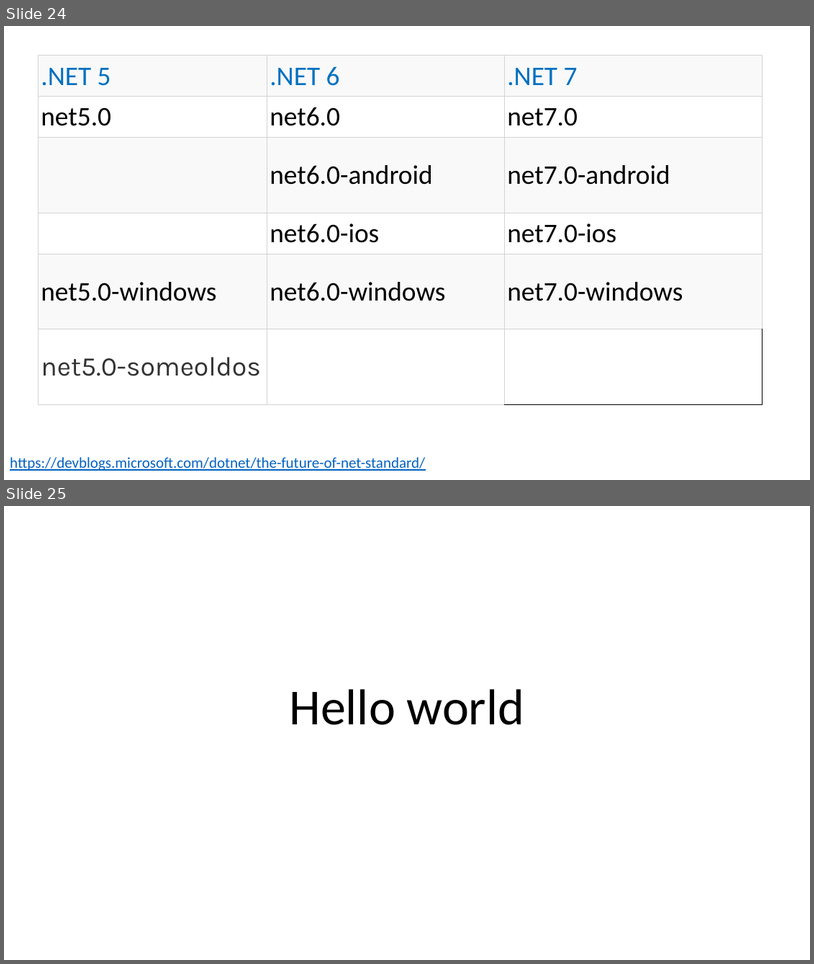
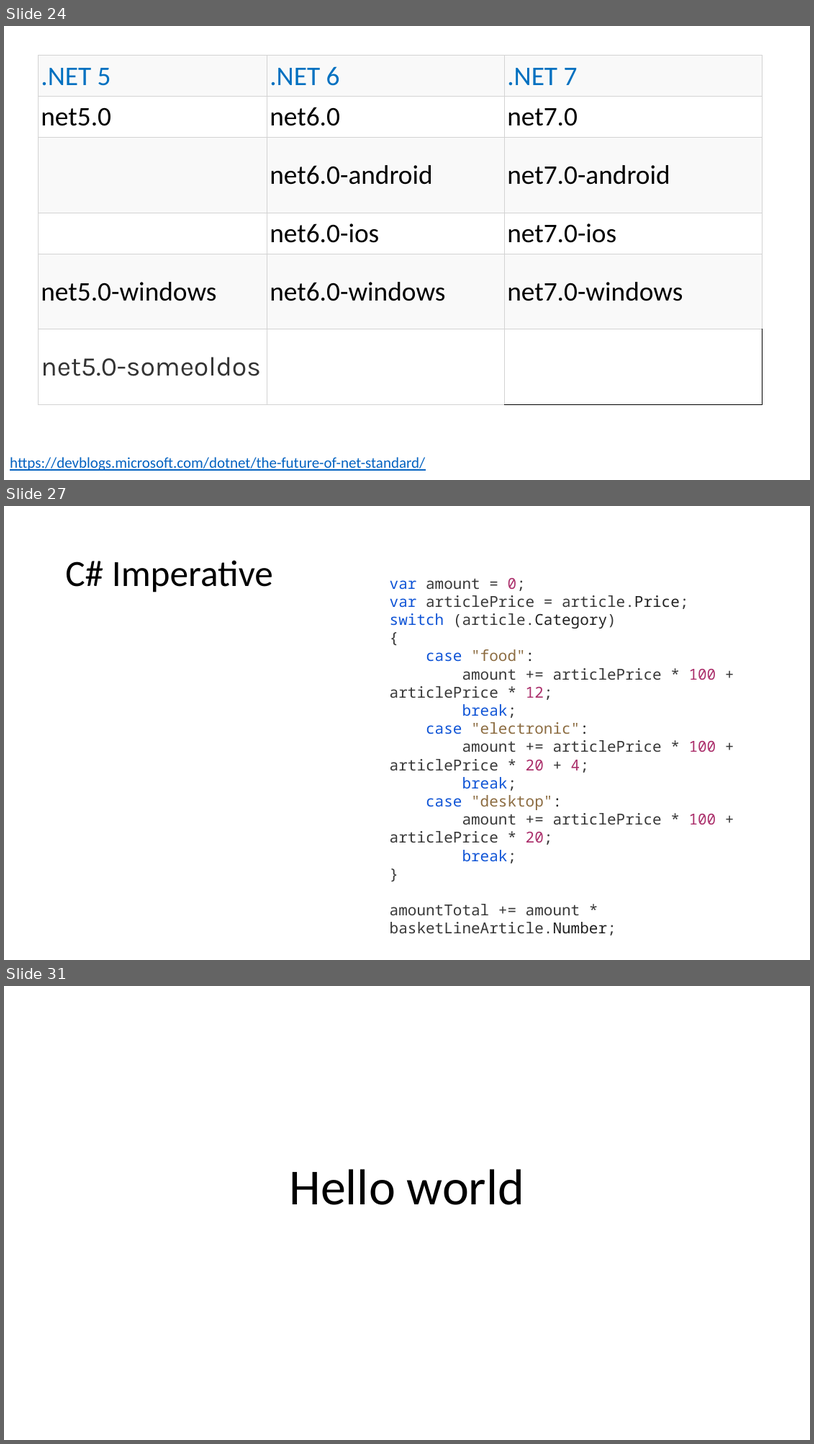
Before and after one commit to guillaume-chervet/course.dotnet, a slide deck: documentations/dotnet.pptx. Shown one above the other, each under a label of ours: slides 24 and 25 before the commit, slides 24, 27 and 31 after it; the slides between them are not shown. The pictures are 814x964 and 814x1444 pixels, drawn with LibreOffice and Linux fonts; fonts in the diff are those of the drawing. Boxes give left, top, right and bottom in pixels: in the first picture for what was removed or moved away, otherwise in the second. Text is boxed around its words. In the diff, an @@ line names an element or a change of style, - is before the commit and + after.

```diff
--- a/documentations/dotnet.pptx
+++ b/documentations/dotnet.pptx
@@ slide 27 added at (x1=4, y1=506, x2=810, y2=960), background #FFFFFF @@
@@ title added at (x1=65, y1=560, x2=273, y2=592), 44 pt, text #000000 @@
+C# Imperative
@@ text added at (x1=390, y1=578, x2=717, y2=935), 18 pt, text #383838 @@
+var amount = 0;
+var articlePrice = article.Price;
+switch (article.Category)
+{
+case "food":
+amount += articlePrice * 100 + articlePrice * 12;
+break;
+case "electronic":
+amount += articlePrice * 100 + articlePrice * 20 + 4;
+break;
+case "desktop":
+amount += articlePrice * 100 + articlePrice * 20;
+break;
+}
+amountTotal += amount * basketLineArticle.Number;
@@ what was slide 25 is now slide 31 @@
```
Also in this commit, not shown: 4 slides changed, 12 other slides added.
